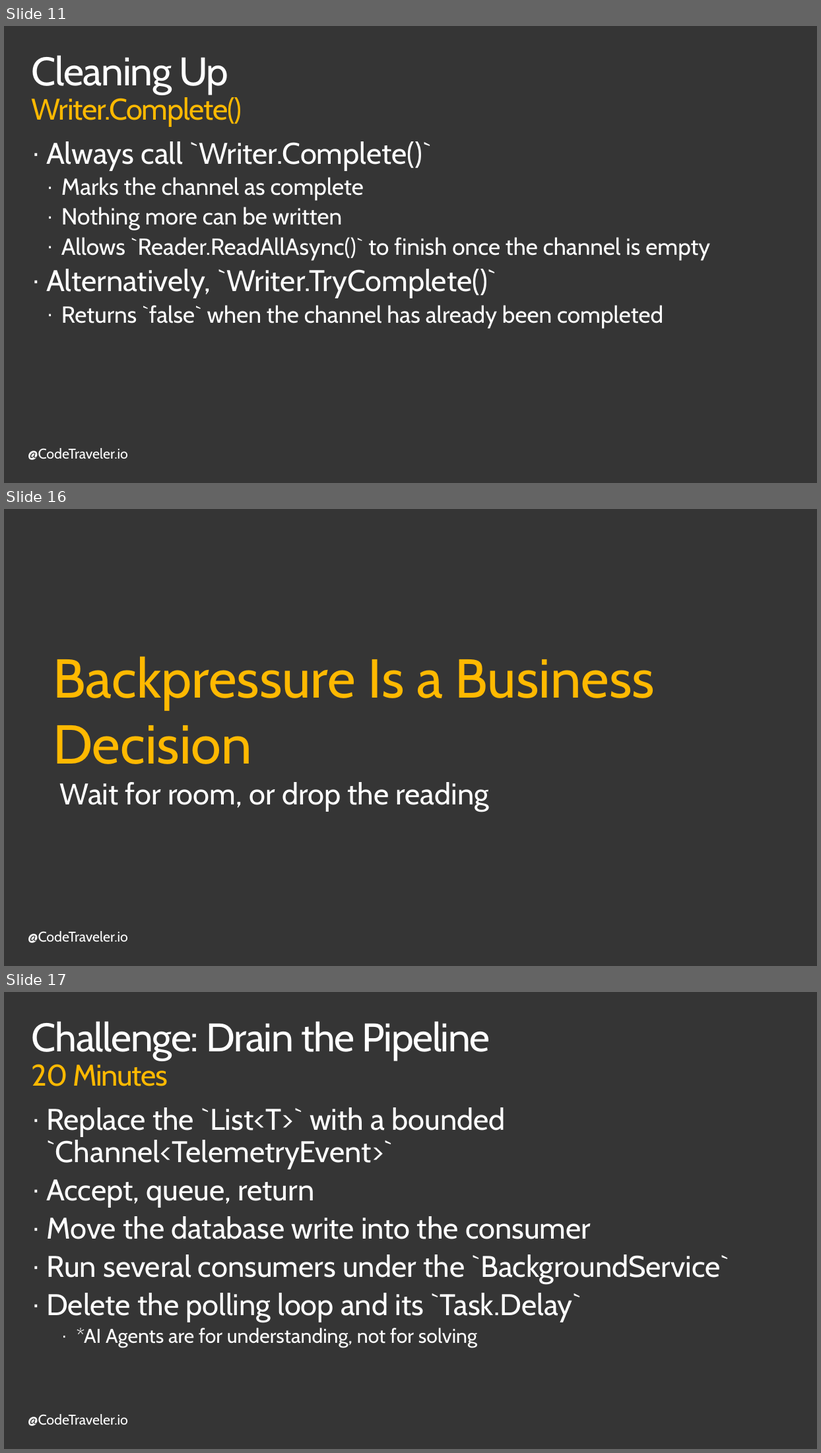
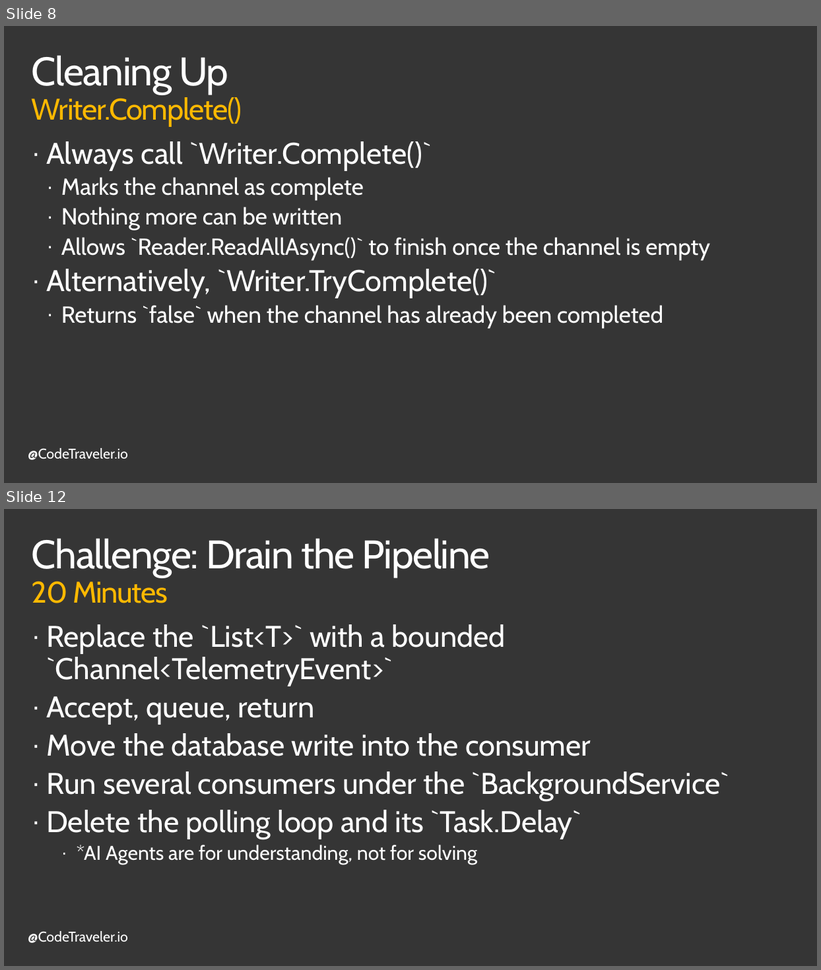
Before and after one commit to TheCodeTraveler/BecomeAnExpertWithAsyncAwait, a slide deck: 9. Channels/Channels.pptx. Shown one above the other, each under a label of ours: slides 11, 16 and 17 before the commit, slides 8 and 12 after it; the slides between them are not shown. The pictures are 821x1453 and 821x970 pixels, drawn with LibreOffice and Linux fonts; fonts in the diff are those of the drawing; background and template pictures are left out. Boxes give left, top, right and bottom in pixels: in the first picture for what was removed or moved away, otherwise in the second. Text is boxed around its words. In the diff, an @@ line names an element or a change of style, - is before the commit and + after.

```diff
--- a/9. Channels/Channels.pptx
+++ b/9. Channels/Channels.pptx
@@ slide 16 removed at bbox=[4, 509, 817, 966], background #353535; not listed: 1 template element that a slide beside it also shows @@
@@ text removed at bbox=[53, 656, 655, 764] @@
-Backpressure Is a Business Decision
@@ text removed at bbox=[60, 782, 489, 812] @@
-Wait for room, or drop the reading
@@ what was slide 11 is now slide 8 @@
@@ what was slide 17 is now slide 12 @@
```
Also in this commit, not shown: 8 slides changed, 1 slide added, 5 other slides removed.
